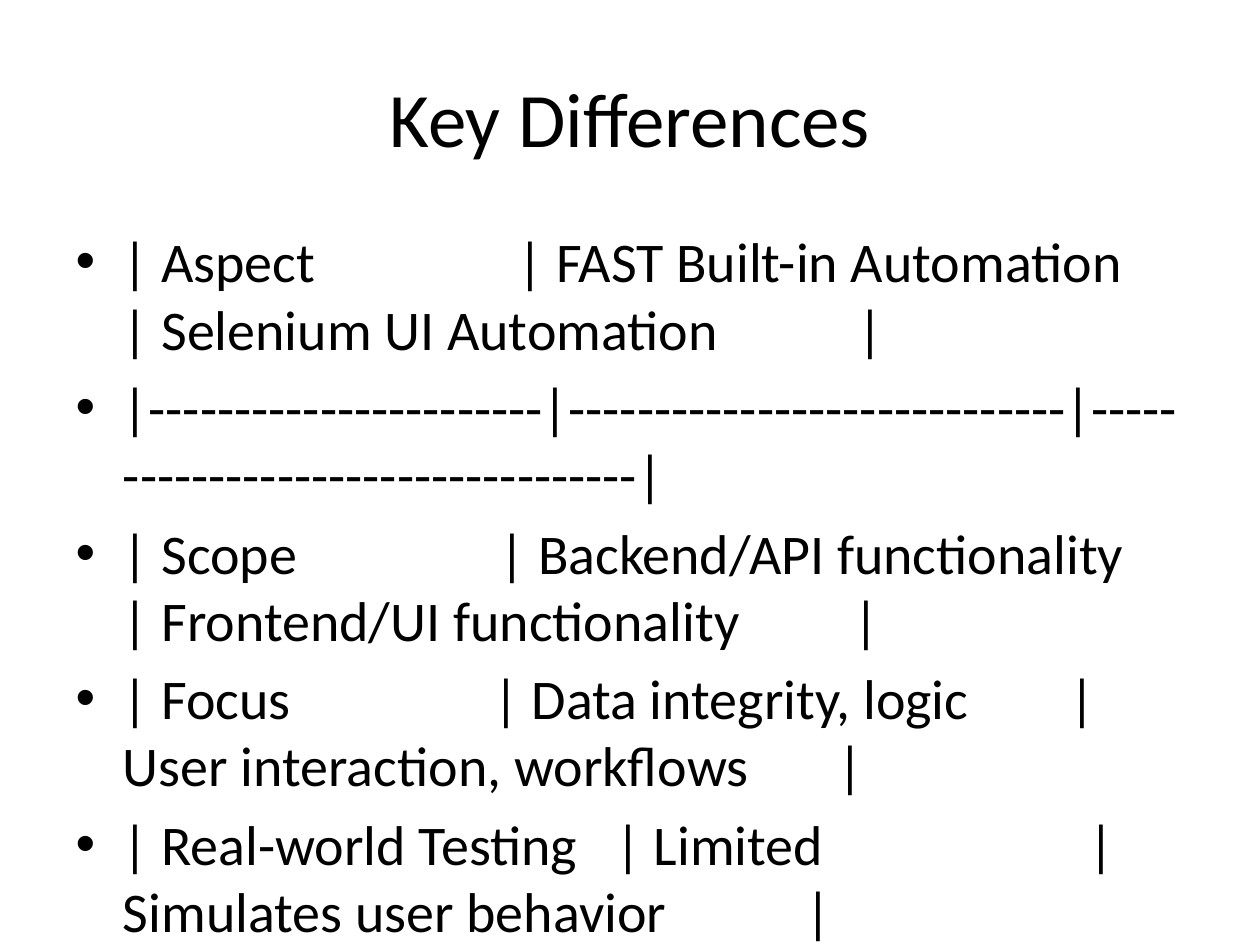
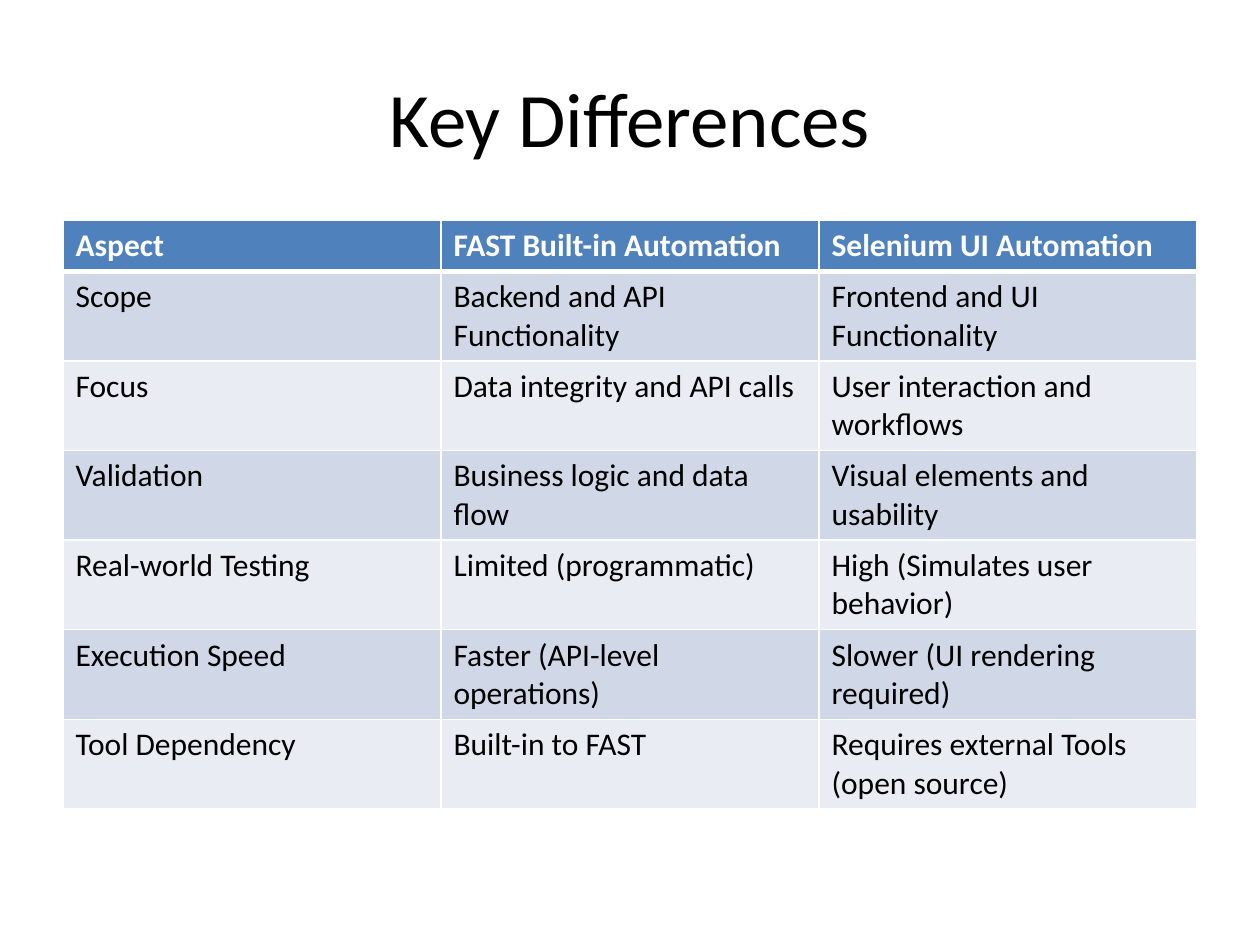
Before and after one commit to leelasan/Automation, a slide deck: slide 6 of Selenium_vs_FAST_Automation.pptx. Drawn at 1260x945 pixels with LibreOffice and Linux fonts; fonts in the diff are those of the drawing. Boxes give left, top, right and bottom in pixels: in the first picture for what was removed or moved away, otherwise in the second. Text is boxed around its words. In the diff, an @@ line names an element or a change of style, - is before the commit and + after.

```diff
--- a/Selenium_vs_FAST_Automation.pptx
+++ b/Selenium_vs_FAST_Automation.pptx
@@ table added at (x1=63, y1=220, x2=1197, y2=803), 7 rows, 3 columns @@
+Aspect | FAST Built-in Automation | Selenium UI Automation
+Scope | Backend and API Functionality | Frontend and UI Functionality
+Focus | Data integrity and API calls | User interaction and workflows
+Validation | Business logic and data flow | Visual elements and usability
+Real-world Testing | Limited (programmatic) | High (Simulates user behavior)
+Execution Speed | Faster (API-level operations) | Slower (UI rendering required)
+Tool Dependency | Built-in to FAST | Requires external Tools (open source)
@@ text removed at (x1=123, y1=243, x2=1123, y2=933) @@
-• | Aspect | FAST Built-in Automation | Selenium UI Automation |
-• |-----------------------|-----------------------------|-----------------------------------|
-• | Scope | Backend/API functionality | Frontend/UI functionality |
-• | Focus | Data integrity, logic | User interaction, workflows |
-• | Real-world Testing | Limited | Simulates user behavior |
```
Also in this commit, not shown: 8 other slides changed, 2 slides added, 2 other files.
